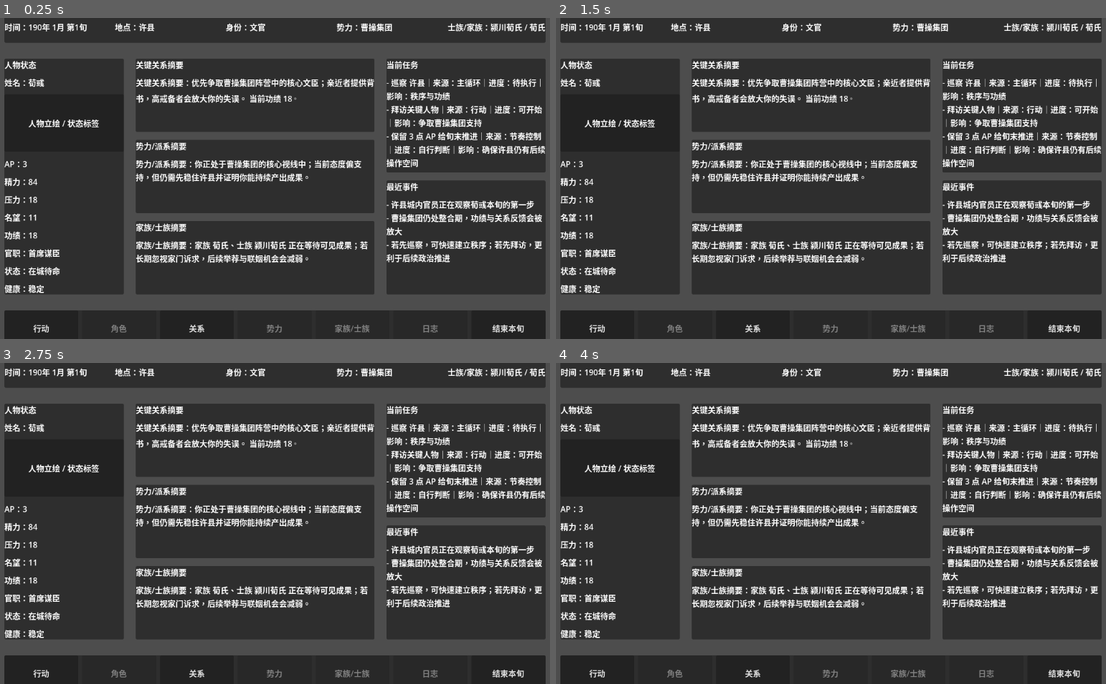
Above: before the commit, frames 1-4 (two rows, left to right).
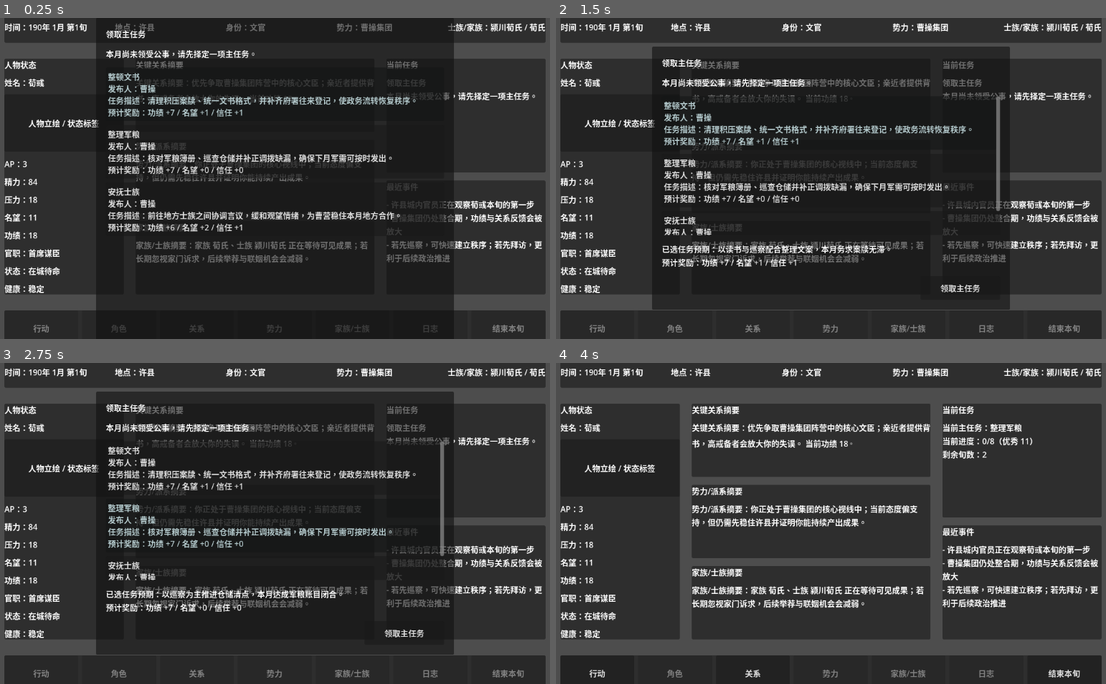
Above: after the commit, the same moments.

Repository: brand6/three-kingdoms-simulator
Game: Godot game, scene res://scenes/main/MainScene.tscn
Same seed, same stepped clock (60 frames per second), same inputs: the game is played once before the commit and once after it.
Inputs (mouse positions are in pixels of both pictures, inside the frame that each line leads up to):
- Up to frame 1 (0.25 s): no input
- Up to frame 2 (1.5 s): click (594, 329) at 0.5 s, where only the run before the commit has a clickable "行动"; click (831, 123) at 1.25 s, where only the run after the commit has a clickable "整顿文书 发布人：曹操 任务描述：清理积压案牍、统一文书格…"
- Up to frame 3 (2.75 s): click (275, 526) at 2 s, where only the run after the commit has a clickable "整理军粮 发布人：曹操 任务描述：核对军粮簿册、巡查仓储并…"
- Up to frame 4 (4 s): click (831, 584) at 2.75 s, where only the run after the commit has a clickable "安抚士族 发布人：曹操 任务描述：前往地方士族之间协调言议…"; click (963, 632) at 3.5 s, where only the run after the commit has a clickable "领取主任务"

The runs differ from the first frame. In frame 1, 23% of the frame differs, in the area x 6-100%, y 1-98%; in frame 2, 22%; in frame 3, 22%; in frame 4, 2.3%.

Commit message:
feat(02.1-06): add month-start task picker HUD flow
- mount a forced month-start task picker overlay in MainScene
- render current task progress and remaining xun in the HUD summary rail

Diff:
--- a/three-kingdoms-simulator/scenes/main/MainScene.tscn
+++ b/three-kingdoms-simulator/scenes/main/MainScene.tscn
@@ -4,6 +4,7 @@
 [ext_resource type="Script" uid="uid://8s8c2wpe4738" path="res://scripts/ui/MainHUD.gd" id="2_script"]
 [ext_resource type="Script" uid="uid://cq1fdimvnkcgj" path="res://scripts/ui/CharacterSelectorDialog.gd" id="3_selector"]
 [ext_resource type="Script" uid="uid://dl7km7stqvsb1" path="res://scripts/ui/CharacterProfilePanel.gd" id="4_profile"]
+[ext_resource type="Script" path="res://scripts/ui/TaskSelectPanel.gd" id="5_task_select"]
 
 [node name="MainScene" type="Control" unique_id=1848903375]
 layout_mode = 3
@@ -571,3 +572,60 @@
 layout_mode = 2
 text = "说明"
 autowrap_mode = 3
+
+[node name="TaskSelectPanel" type="PopupPanel" parent="." unique_id=1449280001]
+visible = false
+size = Vector2i(720, 520)
+script = ExtResource("5_task_select")
+
+[node name="PanelMargin" type="MarginContainer" parent="TaskSelectPanel" unique_id=1449280002]
+anchors_preset = 15
+anchor_right = 1.0
+anchor_bottom = 1.0
+grow_horizontal = 2
+grow_vertical = 2
+theme_override_constants/margin_left = 16
+theme_override_constants/margin_top = 16
+theme_override_constants/margin_right = 16
+theme_override_constants/margin_bottom = 16
+
+[node name="PanelContent" type="VBoxContainer" parent="TaskSelectPanel/PanelMargin" unique_id=1449280003]
+layout_mode = 2
+theme_override_constants/separation = 16
+
+[node name="TitleLabel" type="Label" parent="TaskSelectPanel/PanelMargin/PanelContent" unique_id=1449280004]
+layout_mode = 2
+theme_type_variation = &"HeadingLabel"
+text = "领取主任务"
+
+[node name="GateLabel" type="Label" parent="TaskSelectPanel/PanelMargin/PanelContent" unique_id=1449280005]
+layout_mode = 2
+theme_type_variation = &"StatusLabel"
+text = "本月尚未领受公事，请先择定一项主任务。"
+autowrap_mode = 3
+
+[node name="CardScroll" type="ScrollContainer" parent="TaskSelectPanel/PanelMargin/PanelContent" unique_id=1449280006]
+custom_minimum_size = Vector2(0, 280)
+layout_mode = 2
+size_flags_vertical = 3
+horizontal_scroll_mode = 0
+
+[node name="CardList" type="VBoxContainer" parent="TaskSelectPanel/PanelMargin/PanelContent/CardScroll" unique_id=1449280007]
+layout_mode = 2
+size_flags_horizontal = 3
+theme_override_constants/separation = 8
+
+[node name="SelectedRewardLabel" type="Label" parent="TaskSelectPanel/PanelMargin/PanelContent" unique_id=1449280008]
+layout_mode = 2
+text = "已选任务预期：—"
+autowrap_mode = 3
+
+[node name="ActionRow" type="HBoxContainer" parent="TaskSelectPanel/PanelMargin/PanelContent" unique_id=1449280009]
+layout_mode = 2
+alignment = 2
+
+[node name="ConfirmButton" type="Button" parent="TaskSelectPanel/PanelMargin/PanelContent/ActionRow" unique_id=1449280010]
+custom_minimum_size = Vector2(160, 48)
+layout_mode = 2
+theme_type_variation = &"PrimaryButton"
+text = "领取主任务"
--- a/three-kingdoms-simulator/scripts/autoload/GameRoot.gd
+++ b/three-kingdoms-simulator/scripts/autoload/GameRoot.gd
@@ -190,7 +190,10 @@
 func select_month_task(selected_index: int) -> Variant:
 	if current_session == null:
 		return null
-	return _task_system.select_month_task(current_session, _data_repository(), selected_index)
+	var task_state = _task_system.select_month_task(current_session, _data_repository(), selected_index)
+	if task_state != null and _hud != null:
+		_hud.show_success_state(current_session)
+	return task_state
 
 
 func _initialize_month_start_state() -> void:
--- a/three-kingdoms-simulator/scripts/tests/phase21_monthly_hud_regression.gd
+++ b/three-kingdoms-simulator/scripts/tests/phase21_monthly_hud_regression.gd
@@ -37,9 +37,9 @@
 		_fail("Task picker should auto-open at month start.")
 	if _action_button(hud).disabled == false:
 		_fail("Action button should stay locked until a monthly task is confirmed.")
-	if not _label_text(picker, "TitleLabel").contains("领取主任务"):
+	if not _label_text(picker, "PanelMargin/PanelContent/TitleLabel").contains("领取主任务"):
 		_fail("Task picker should show the month-start CTA copy.")
-	if _label_text(picker, "GateLabel") != "本月尚未领受公事，请先择定一项主任务。":
+	if _label_text(picker, "PanelMargin/PanelContent/GateLabel") != "本月尚未领受公事，请先择定一项主任务。":
 		_fail("Task picker should use the institutional month-start gate copy.")
 
 	var card_text := _first_task_card_text(picker)
@@ -50,7 +50,7 @@
 	if not card_text.contains("预计奖励："):
 		_fail("Task cards should include expected reward copy.")
 
-	game_root.call("select_month_task", tasks[0].task_id)
+	game_root.call("select_month_task", 0)
 	if picker.visible:
 		_fail("Task picker should close after task selection.")
 	if _action_button(hud).disabled:
@@ -83,7 +83,7 @@
 
 
 func _first_task_card_text(picker: Node) -> String:
-	var container := picker.get_node_or_null("CardScroll/CardList") as VBoxContainer
+	var container := picker.get_node_or_null("PanelMargin/PanelContent/CardScroll/CardList") as VBoxContainer
 	if container == null or container.get_child_count() == 0:
 		return ""
 	var first_card := container.get_child(0)
--- a/three-kingdoms-simulator/scripts/ui/MainHUD.gd
+++ b/three-kingdoms-simulator/scripts/ui/MainHUD.gd
@@ -4,6 +4,10 @@
 const ERROR_TEXT := "190 样本加载失败。请检查 Luban JSON 导出文件、默认主角 ID 与数据路径配置，然后重新启动项目。"
 const EMPTY_TASK_TITLE := "当前暂无正式任务"
 const EMPTY_TASK_BODY := "从行动中选择拜访、巡察或探亲来创造新机会"
+const MONTH_EMPTY_TASK_TITLE := "本月暂无可领任务"
+const MONTH_EMPTY_TASK_BODY := "当前官职暂无匹配事务。请检查任务池配置，或等待下月任务刷新后再作部署。"
+const MONTH_PICKER_TITLE := "领取主任务"
+const MONTH_GATE_COPY := "本月尚未领受公事，请先择定一项主任务。"
 const EMPTY_EVENT_BODY := "- 暂无新事件\n- 系统会继续根据你的所在地、势力位置与关键人物关系刷新近期动向"
 const LOADING_RELATION_SUMMARY := "关键关系摘要：正在整理主公、亲近者与高戒备对象的短句摘要。"
 const LOADING_FACTION_SUMMARY := "势力/派系摘要：正在汇总所属势力的支持态势、派系位置与当前风险。"
@@ -60,6 +64,7 @@
 @onready var _end_xun_dialog: ConfirmationDialog = get_node("EndXunDialog")
 @onready var _xun_summary_dialog: AcceptDialog = get_node("XunSummaryDialog")
 @onready var _xun_summary_body: Label = get_node("XunSummaryDialog/XunSummaryMargin/XunSummaryBody")
+@onready var _task_select_panel: PopupPanel = get_node("TaskSelectPanel")
 
 var _selected_action_category: String = "成长"
 
@@ -84,6 +89,7 @@
 	_target_picker_dialog.confirmed.connect(_on_target_picker_confirmed)
 	_character_selector_dialog.row_chosen.connect(_on_character_selector_row_chosen)
 	_end_xun_dialog.confirmed.connect(_on_end_xun_confirmed)
+	_task_select_panel.task_confirmed.connect(_on_month_task_confirmed)
 	_end_xun_dialog.get_ok_button().text = "确认"
 	_end_xun_dialog.get_cancel_button().text = "取消"
 	if Engine.is_editor_hint():
@@ -121,7 +127,7 @@
 	var ap_value := _metric_value(runtime_state, &"ap")
 	var merit_value := _metric_value(runtime_state, &"merit")
 
-	_task_list.text = _build_task_list(city_name, faction_name, ap_value)
+	_task_list.text = _build_task_summary(session)
 	_event_list.text = _build_event_list(city_name, faction_name, protagonist_name)
 	_relation_summary_body.text = _build_relation_summary(faction_name, merit_value)
 	_faction_summary_body.text = _build_faction_summary(faction_name, city_name)
@@ -141,8 +147,9 @@
 	_office_info_label.text = "官职：%s" % office_text
 	_status_info_label.text = "状态：%s" % _status_text(runtime_state)
 	_health_info_label.text = "健康：%s" % _health_text(runtime_state)
-	_end_turn_button.disabled = false
+	_apply_month_action_gate(session)
 	_refresh_overlay_data()
+	_open_month_task_picker_if_needed(session)
 
 
 func show_error_state(message: String) -> void:
@@ -175,8 +182,27 @@
 	return "- %s\n- %s" % [EMPTY_TASK_TITLE, EMPTY_TASK_BODY]
 
 
-func _build_task_list(city_name: String, faction_name: String, ap_value: String) -> String:
-	return "- 巡察 %s｜来源：主循环｜进度：待执行｜影响：秩序与功绩\n- 拜访关键人物｜来源：行动｜进度：可开始｜影响：争取%s支持\n- 保留 %s 点 AP 给旬末推进｜来源：节奏控制｜进度：自行判断｜影响：确保%s仍有后续操作空间" % [city_name, faction_name, ap_value, city_name]
+func _build_task_summary(session: GameSession) -> String:
+	if session == null:
+		return _empty_task_text()
+	var task_state: MonthlyTaskState = session.current_month_task as MonthlyTaskState
+	if task_state == null:
+		if session.month_action_locked:
+			var pending: Array = _game_root().call("get_pending_month_tasks")
+			if pending.is_empty():
+				return "%s\n%s" % [MONTH_EMPTY_TASK_TITLE, MONTH_EMPTY_TASK_BODY]
+			return "%s\n%s" % [MONTH_PICKER_TITLE, MONTH_GATE_COPY]
+		return _empty_task_text()
+	var template = _data_repository().call("get_task_template", task_state.task_template_id)
+	var task_name := str(template.name if template != null else task_state.task_template_id)
+	var progress := task_state.progress_snapshot
+	var current_value := int(progress.current_value if progress != null else 0)
+	var target_value := int(progress.target_value if progress != null else 0)
+	var bonus_value := int(progress.bonus_value if progress != null else 0)
+	var progress_text := "%d/%d" % [current_value, target_value]
+	if bonus_value > target_value:
+		progress_text = "%s（优秀 %d）" % [progress_text, bonus_value]
+	return "当前主任务：%s\n当前进度：%s\n剩余旬数：%d" % [task_name, progress_text, _remaining_xun_count(session)]
 
 
 func _build_event_list(city_name: String, faction_name: String, protagonist_name: String) -> String:
@@ -314,6 +340,9 @@
 
 
 func _on_action_button_pressed() -> void:
+	if _game_root().current_session != null and _game_root().current_session.month_action_locked:
+		_open_month_task_picker_if_needed(_game_root().current_session)
+		return
 	_refresh_action_menu()
 	_popup_action_menu()
 
@@ -323,6 +352,9 @@
 
 
 func _refresh_overlay_data() -> void:
+	_sync_month_task_ui_state()
+	if _game_root().current_session != null:
+		_task_list.text = _build_task_summary(_game_root().current_session)
 	_refresh_action_menu()
 
 
@@ -560,7 +592,7 @@
 		clue_text if not clue_text.is_empty() else "无"
 	]
 	_action_result_dialog.popup_centered_ratio(0.45)
-	_task_list.text = "- 最近行动：%s\n- %s：%s\n- 下一步：继续从行动中巩固关系或秩序收益" % [result.title, RESULT_LABEL_REASON, result.reason_text]
+	_task_list.text = _build_task_summary(_game_root().current_session)
 	_event_list.text = "- 结果反馈：%s\n- %s：%s\n- %s：%s" % [result.summary_line, RESULT_LABEL_STATS, _format_stat_delta_text(result.stat_deltas), RESULT_LABEL_RELATIONS, relation_text]
 	_relation_summary_body.text = "关键关系摘要：%s" % relation_text
 
@@ -627,3 +659,53 @@
 func _clear_children(node: Node) -> void:
 	for child in node.get_children():
 		child.queue_free()
+
+
+func _apply_month_action_gate(session: GameSession) -> void:
+	var locked := session != null and session.month_action_locked
+	_action_button.disabled = locked
+	_relation_button.disabled = locked
+	_end_turn_button.disabled = locked
+
+
+func _open_month_task_picker_if_needed(session: GameSession) -> void:
+	if session == null or not session.month_action_locked:
+		return
+	var candidates: Array = _game_root().call("get_pending_month_tasks")
+	_task_select_panel.show_task_picker(candidates, _data_repository())
+
+
+func _on_month_task_confirmed(selected_index: int) -> void:
+	var task_state = _game_root().call("select_month_task", selected_index)
+	if task_state == null:
+		return
+	_task_select_panel.hide()
+	show_success_state(_game_root().current_session)
+
+
+func _process(_delta: float) -> void:
+	if Engine.is_editor_hint():
+		return
+	_sync_month_task_ui_state()
+
+
+func _sync_month_task_ui_state() -> void:
+	var session: GameSession = _game_root().current_session
+	if session == null:
+		return
+	_apply_month_action_gate(session)
+	if session.month_action_locked:
+		if not _task_select_panel.visible:
+			_open_month_task_picker_if_needed(session)
+	else:
+		if _task_select_panel.visible:
+			_task_select_panel.hide()
+
+
+func _remaining_xun_count(session: GameSession) -> int:
+	if session == null:
+		return 0
+	var task_system = _game_root().get("_task_system")
+	if task_system != null and task_system.has_method("remaining_xun_count"):
+		return int(task_system.call("remaining_xun_count", session))
+	return max(0, 3 - session.current_xun)
--- /dev/null
+++ b/three-kingdoms-simulator/scripts/ui/TaskSelectPanel.gd
@@ -0,0 +1,106 @@
+extends PopupPanel
+class_name TaskSelectPanel
+
+signal task_confirmed(selected_index: int)
+
+const EMPTY_HEADING := "本月暂无可领任务"
+const EMPTY_BODY := "当前官职暂无匹配事务。请检查任务池配置，或等待下月任务刷新后再作部署。"
+
+@onready var _title_label: Label = get_node("PanelMargin/PanelContent/TitleLabel")
+@onready var _gate_label: Label = get_node("PanelMargin/PanelContent/GateLabel")
+@onready var _card_list: VBoxContainer = get_node("PanelMargin/PanelContent/CardScroll/CardList")
+@onready var _selected_reward_label: Label = get_node("PanelMargin/PanelContent/SelectedRewardLabel")
+@onready var _confirm_button: Button = get_node("PanelMargin/PanelContent/ActionRow/ConfirmButton")
+
+var _candidates: Array = []
+var _selected_index: int = -1
+
+
+func _ready() -> void:
+	_confirm_button.pressed.connect(_on_confirm_button_pressed)
+	_confirm_button.disabled = true
+
+
+func show_task_picker(candidates: Array, repository: Node) -> void:
+	_title_label.text = "领取主任务"
+	_gate_label.text = "本月尚未领受公事，请先择定一项主任务。"
+	_candidates = candidates.duplicate(true)
+	_selected_index = 0 if not _candidates.is_empty() else -1
+	_render_cards(repository)
+	_render_selected_reward(repository)
+	_confirm_button.disabled = _selected_index < 0
+	popup_centered(Vector2i(720, 520))
+
+
+func _render_cards(repository: Node) -> void:
+	for child in _card_list.get_children():
+		_card_list.remove_child(child)
+		child.queue_free()
+	if _candidates.is_empty():
+		var label := Label.new()
+		label.name = "EmptyStateLabel"
+		label.autowrap_mode = TextServer.AUTOWRAP_WORD_SMART
+		label.text = "%s\n%s" % [EMPTY_HEADING, EMPTY_BODY]
+		_card_list.add_child(label)
+		return
+	for index in range(_candidates.size()):
+		var button := Button.new()
+		button.name = "TaskCard%d" % index
+		button.alignment = HORIZONTAL_ALIGNMENT_LEFT
+		button.autowrap_mode = TextServer.AUTOWRAP_WORD_SMART
+		button.size_flags_horizontal = Control.SIZE_EXPAND_FILL
+		button.custom_minimum_size = Vector2(0, 108)
+		button.text = _card_text(Dictionary(_candidates[index]), repository)
+		button.pressed.connect(_on_card_pressed.bind(index, repository))
+		button.modulate = Color(0.82, 0.92, 0.93, 1.0) if index == _selected_index else Color(1, 1, 1, 1)
+		_card_list.add_child(button)
+
+
+func _render_selected_reward(repository: Node) -> void:
+	if _selected_index < 0 or _selected_index >= _candidates.size():
+		_selected_reward_label.text = EMPTY_BODY
+		return
+	var candidate := Dictionary(_candidates[_selected_index])
+	var template = repository.call("get_task_template", str(candidate.get("task_template_id", "")))
+	var objective_summary := str(template.objective_summary if template != null else "")
+	_selected_reward_label.text = "已选任务预期：%s\n预计奖励：%s" % [
+		objective_summary if not objective_summary.is_empty() else str(candidate.get("description", "")),
+		_reward_text(Dictionary(candidate.get("base_rewards", {})))
+	]
+
+
+func _card_text(candidate: Dictionary, repository: Node) -> String:
+	var issuer_name := "—"
+	var issuer_id := str(candidate.get("issuer_character_id", ""))
+	if not issuer_id.is_empty():
+		var issuer = repository.call("get_character", issuer_id)
+		issuer_name = str(issuer.name if issuer != null else issuer_id)
+	return "%s\n发布人：%s\n任务描述：%s\n预计奖励：%s" % [
+		str(candidate.get("name", "—")),
+		issuer_name,
+		str(candidate.get("description", "")),
+		_reward_text(Dictionary(candidate.get("base_rewards", {})))
+	]
+
+
+func _reward_text(rewards: Dictionary) -> String:
+	if rewards.is_empty():
+		return "无"
+	return "功绩 %+d / 名望 %+d / 信任 %+d" % [
+		int(rewards.get("merit", 0)),
+		int(rewards.get("fame", 0)),
+		int(rewards.get("trust", 0))
+	]
+
+
+func _on_card_pressed(index: int, repository: Node) -> void:
+	_selected_index = index
+	_render_cards(repository)
+	_render_selected_reward(repository)
+	_confirm_button.disabled = false
+
+
+func _on_confirm_button_pressed() -> void:
+	if _selected_index < 0:
+		return
+	emit_signal("task_confirmed", _selected_index)
